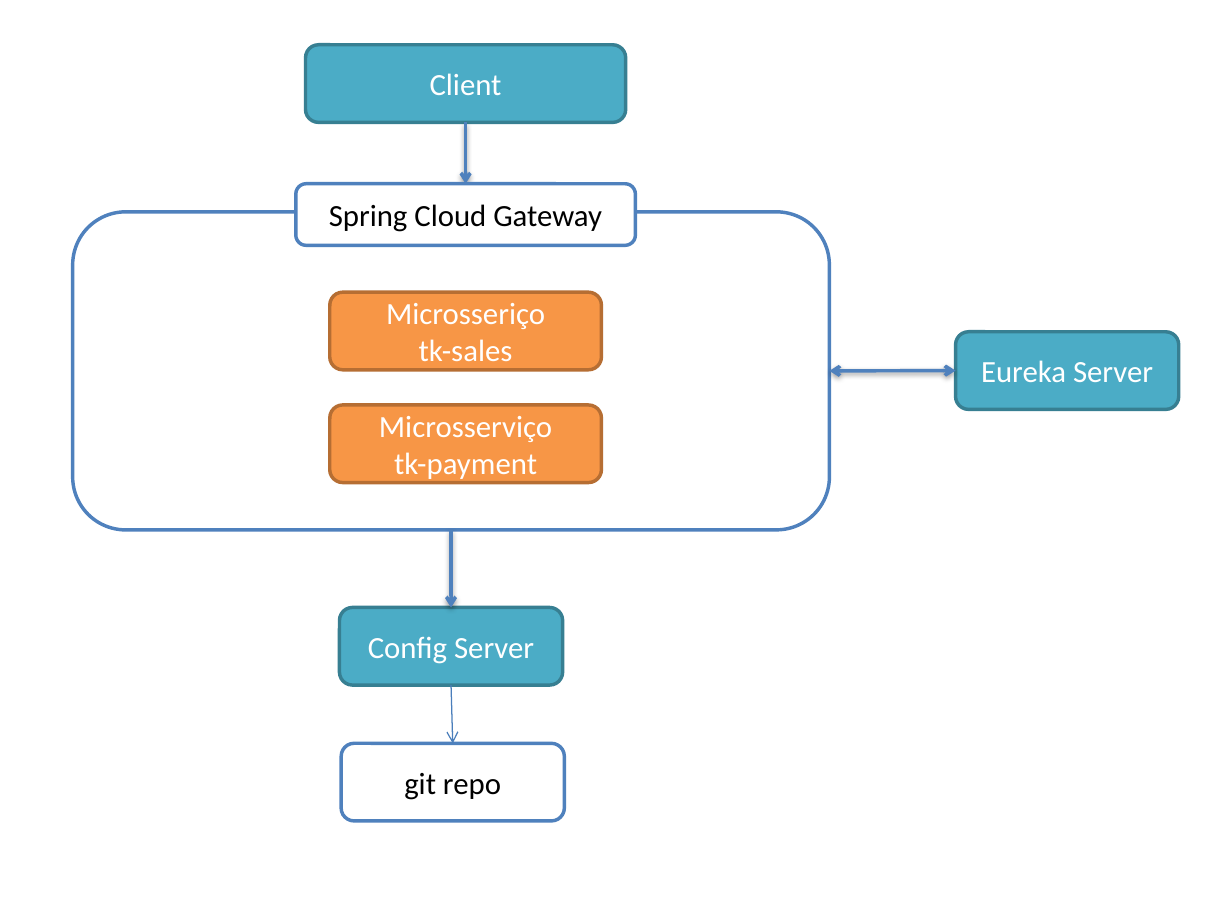
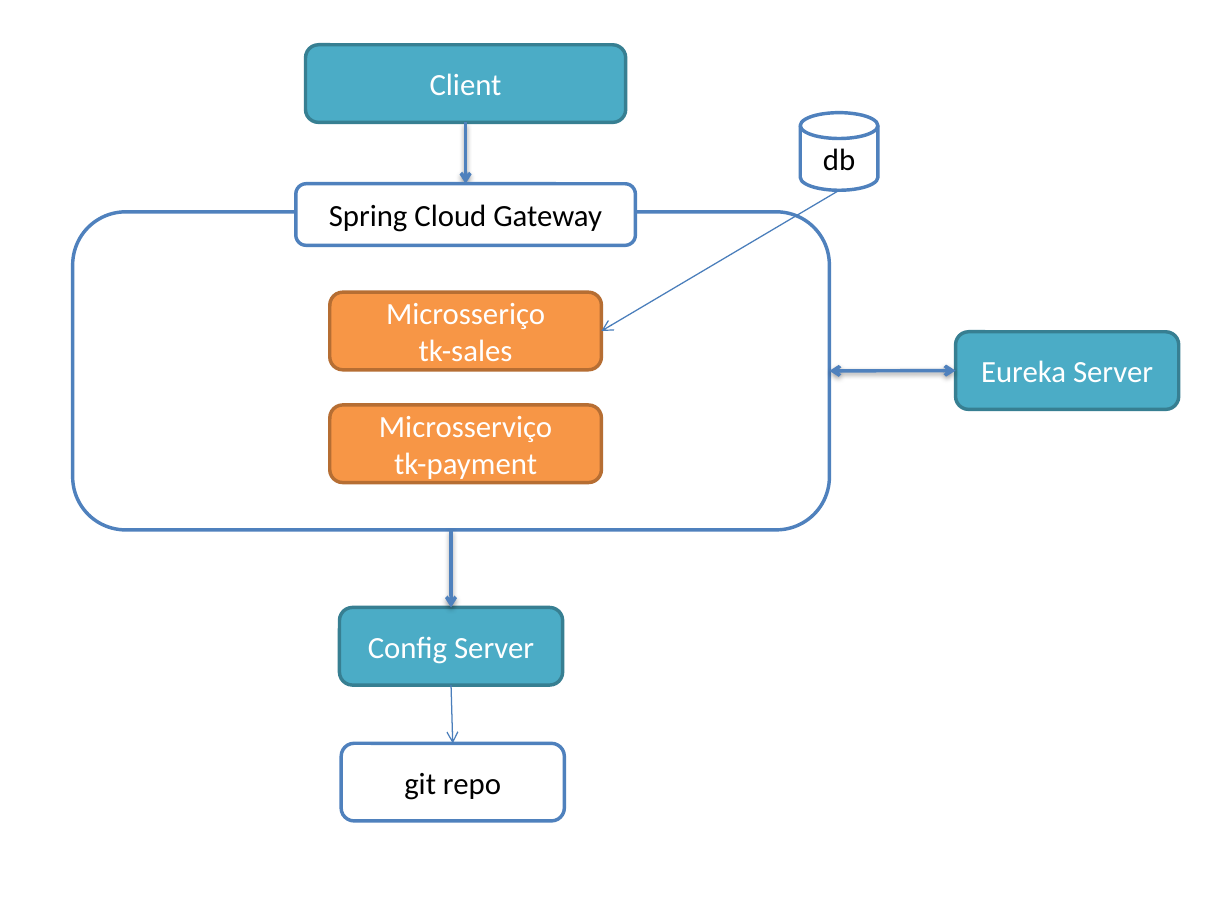
Before and after one commit to DiegoWanBorges/assets, a slide deck: slide 1 of twokeys-ms/doc/apresentacao-ms.pptx. Drawn at 1232x924 pixels with LibreOffice and Linux fonts; fonts in the diff are those of the drawing. Boxes give left, top, right and bottom in pixels: in the first picture for what was removed or moved away, otherwise in the second. Text is boxed around its words. In the diff, an @@ line names an element or a change of style, - is before the commit and + after.

```diff
--- a/twokeys-ms/doc/apresentacao-ms.pptx
+++ b/twokeys-ms/doc/apresentacao-ms.pptx
@@ cylinder added at (x1=801, y1=113, x2=878, y2=191), fill #FFFFFF, outline #4F81BD 2 pt, 18 pt, text #000000 @@
+db
@@ arrow added from (839, 191) to (601, 331), #4B7EBC 0.75 pt @@
```
Also in this commit, not shown: 1 other file.
